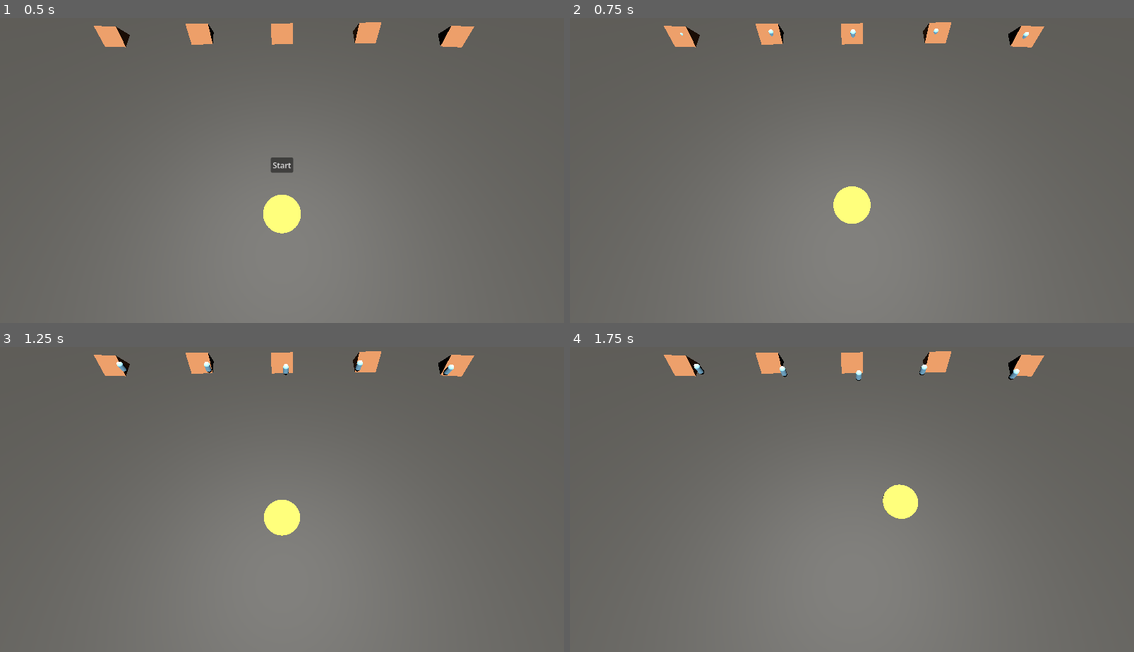
Above: before the commit, frames 1-4 (two rows, left to right).
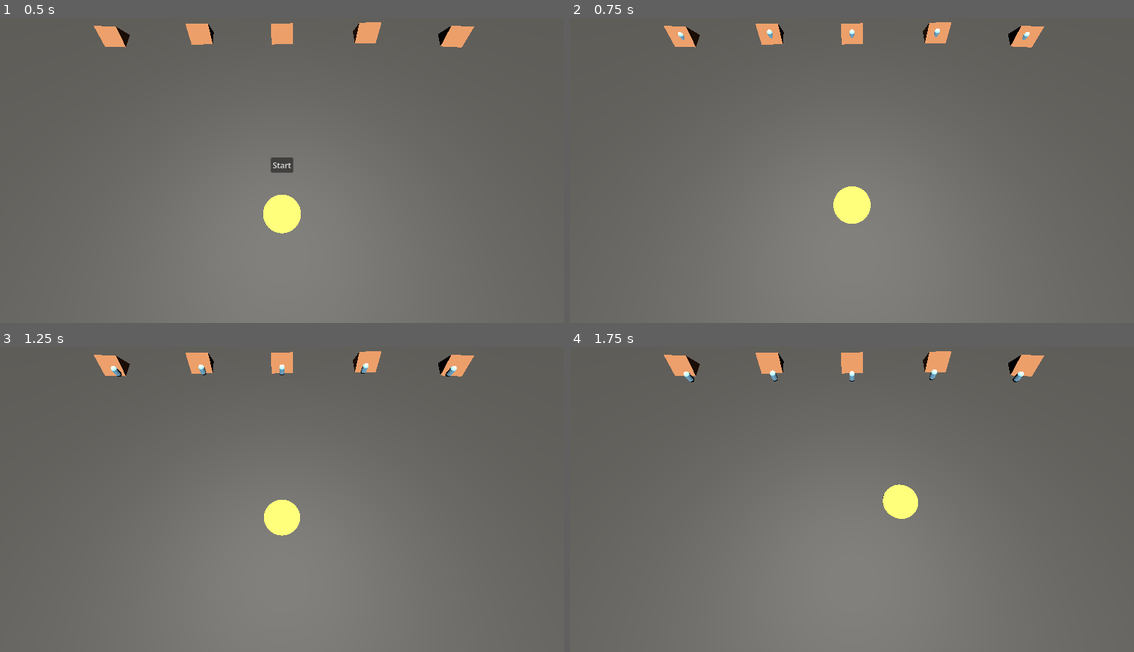
Above: after the commit, the same moments.

Repository: KgHtetNaing/sun_is_watching
Game: Godot game, scene res://scenes/main_scene.tscn
Two runs of this game, one before a commit and one after it. Both use one fixed random seed, a clock stepped at 60 frames per second and the inputs below. The engine's default icon, where the game draws it, is replaced by a stand-in: a white triangle on a blue panel in a dark square.
Inputs (mouse positions are in pixels of both pictures, inside the frame that each line leads up to):
- Up to frame 1 (0.5 s): no input
- Up to frame 2 (0.75 s): click "Start" at 0.5 s
- Up to frame 3 (1.25 s): no input
- Up to frame 4 (1.75 s): tap Enter (ui_accept) at 1.25, 1.52 s; move the mouse to (976, 478) at 1.27 s

Frame 1 is identical in both runs. In frame 2, less than 0.1% of the frame differs, in the area x 19-82%, y 3-8%; in frame 3, 0.3%; in frame 4, 0.3%, in the area x 20-81%, y 5-12%.

Commit message:
draft escape

Diff:
--- /dev/null
+++ b/scenes/escape_point.gd
@@ -0,0 +1,7 @@
+extends Node3D
+
+
+func _on_area_3d_body_entered(body: Node3D) -> void:
+	print ("Sucessfully escape")
+	if body.has_method("sucessfully_escape"):
+		body.sucessfully_escape()
--- a/scenes/main_scene.tscn
+++ b/scenes/main_scene.tscn
@@ -4,6 +4,7 @@
 [ext_resource type="Script" uid="uid://da68qdy3jwfnd" path="res://scripts/main_scene.gd" id="1_gubc5"]
 [ext_resource type="PackedScene" uid="uid://1hyjr1t1utcx" path="res://scenes/homes.tscn" id="4_pu3yx"]
 [ext_resource type="PackedScene" uid="uid://cddnl525thr57" path="res://scenes/win_screen.tscn" id="5_gubc5"]
+[ext_resource type="Script" uid="uid://dd0xrfbjiqaif" path="res://scenes/escape_point.gd" id="5_rt2n2"]
 
 [sub_resource type="StandardMaterial3D" id="StandardMaterial3D_d5x1h"]
 albedo_color = Color(0.05490196, 0.047058824, 0, 1)
@@ -91,6 +92,7 @@
 
 [node name="escape_point" type="Node3D" parent="." unique_id=96602533]
 transform = Transform3D(1, 0, 0, 0, 1, 0, 0, 0, 1, 0, 0, 29.28072)
+script = ExtResource("5_rt2n2")
 
 [node name="Area3D" type="Area3D" parent="escape_point" unique_id=2035122529]
 
@@ -100,3 +102,4 @@
 
 [connection signal="pressed" from="Ui/Start" to="." method="_on_start_pressed"]
 [connection signal="timeout" from="Timer" to="." method="_on_timer_timeout"]
+[connection signal="body_entered" from="escape_point/Area3D" to="escape_point" method="_on_area_3d_body_entered"]
--- a/scripts/GameManager.gd
+++ b/scripts/GameManager.gd
@@ -3,3 +3,9 @@
 var damage := 100
 var size := 1.0
 var speed := 1.0
+var escapee = 0
+
+func add_escape():
+	escapee += 1
+	if escapee >= 10:
+		print("Too many escape, you lose")
--- a/scripts/homes.gd
+++ b/scripts/homes.gd
@@ -2,6 +2,7 @@
 
 @onready var spawn_point = $spawnPoint
 @export var person_scene : PackedScene
+
 
 
 func _ready():
@@ -11,6 +12,7 @@
 
 func spawn_person():
 	var person = person_scene.instantiate()
+	person.escape_point = $"../../escape_point"
 	get_parent().add_child.call_deferred(person)
 	person.global_position = spawn_point.global_position
 	person.home_position = spawn_point.global_position
--- a/scripts/people.gd
+++ b/scripts/people.gd
@@ -7,10 +7,13 @@
 var going_home = false
 var home_position: Vector3
 
+@export var escape_point : Node3D
+
 func _ready():
 	pick_new_target()
 
 func _physics_process(delta):
+	target_position = escape_point.global_position
 	var direction = target_position - global_position
 	if going_home:
 		var new_dir = home_position - global_position
@@ -24,8 +27,6 @@
 
 	velocity = direction.normalized() * speed
 	move_and_slide()
-
-
 
 func pick_new_target():
 	target_position = Vector3(
@@ -51,3 +52,7 @@
 func destroy_body():
 	print ("reached home")
 	queue_free()
+
+func sucessfully_escape():
+	GameManager.add_escape()
+	queue_free()
Not shown, added: scenes/escape_point.gd.uid
